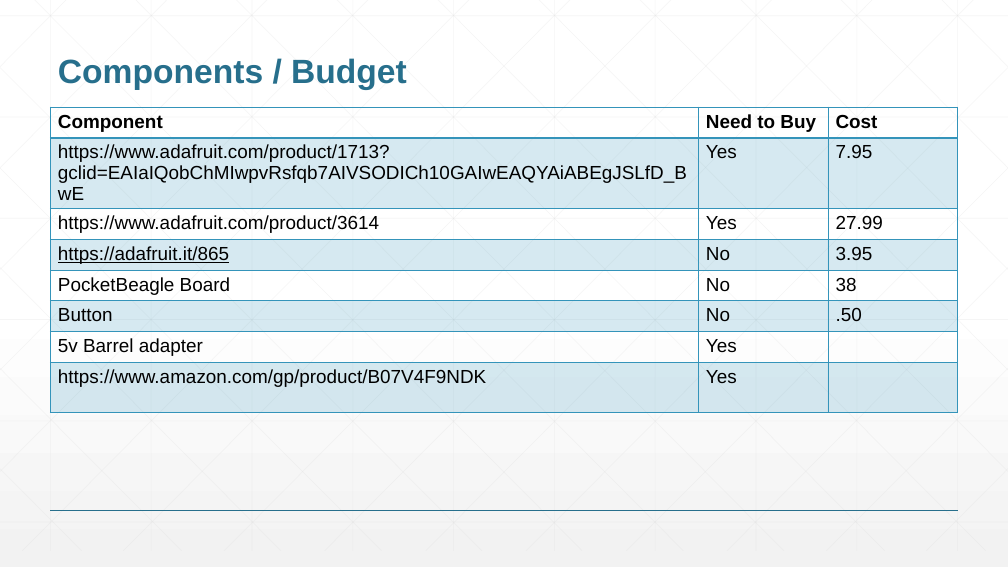
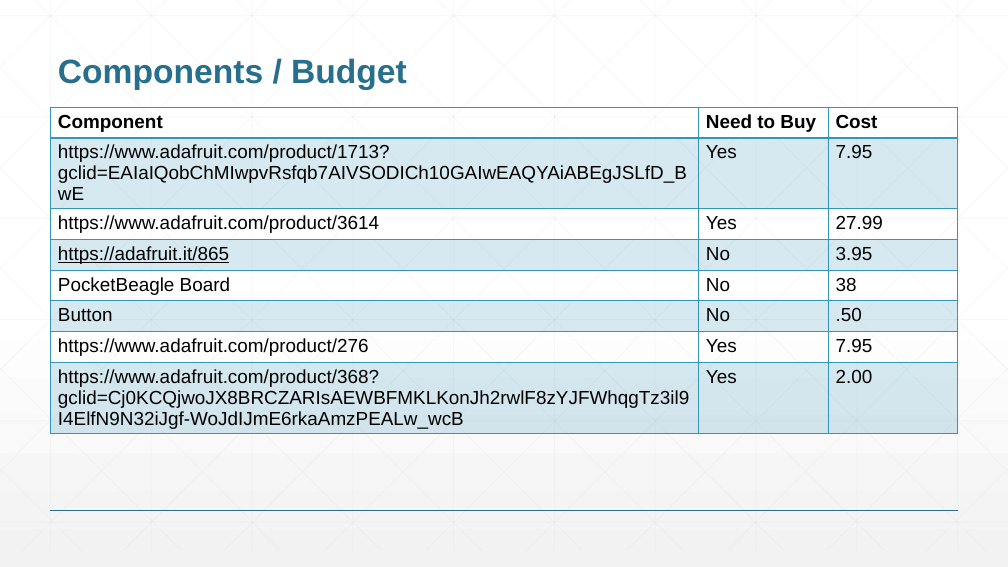
Before and after one commit to callumparks/ENGI301, a slide deck: slide 5 of ENGI301_project_proposal.pptx. Drawn at 1008x567 pixels with LibreOffice and Linux fonts; fonts in the diff are those of the drawing. Boxes give left, top, right and bottom in pixels: in the first picture for what was removed or moved away, otherwise in the second. Text is boxed around its words. In the diff, an @@ line names an element or a change of style, - is before the commit and + after.

```diff
--- a/ENGI301_project_proposal.pptx
+++ b/ENGI301_project_proposal.pptx
@@ table at [51,107,957,433] @@
-row 7, column 1: 5v Barrel adapter
+row 7, column 1: https://www.adafruit.com/product/276
-row 7, column 3: 
+row 7, column 3: 7.95
-row 8, column 1: https://www.amazon.com/gp/product/B07V4F9NDK
+row 8, column 1: https://www.adafruit.com/product/368?gclid=Cj0KCQjwoJX8BRCZARIsAEWBFMKLKonJh2rwlF8zYJFWhqgTz3il9I4ElfN9N32iJgf-WoJdIJmE6rkaAmzPEALw_wcB
-row 8, column 3: 
+row 8, column 3: 2.00
```
